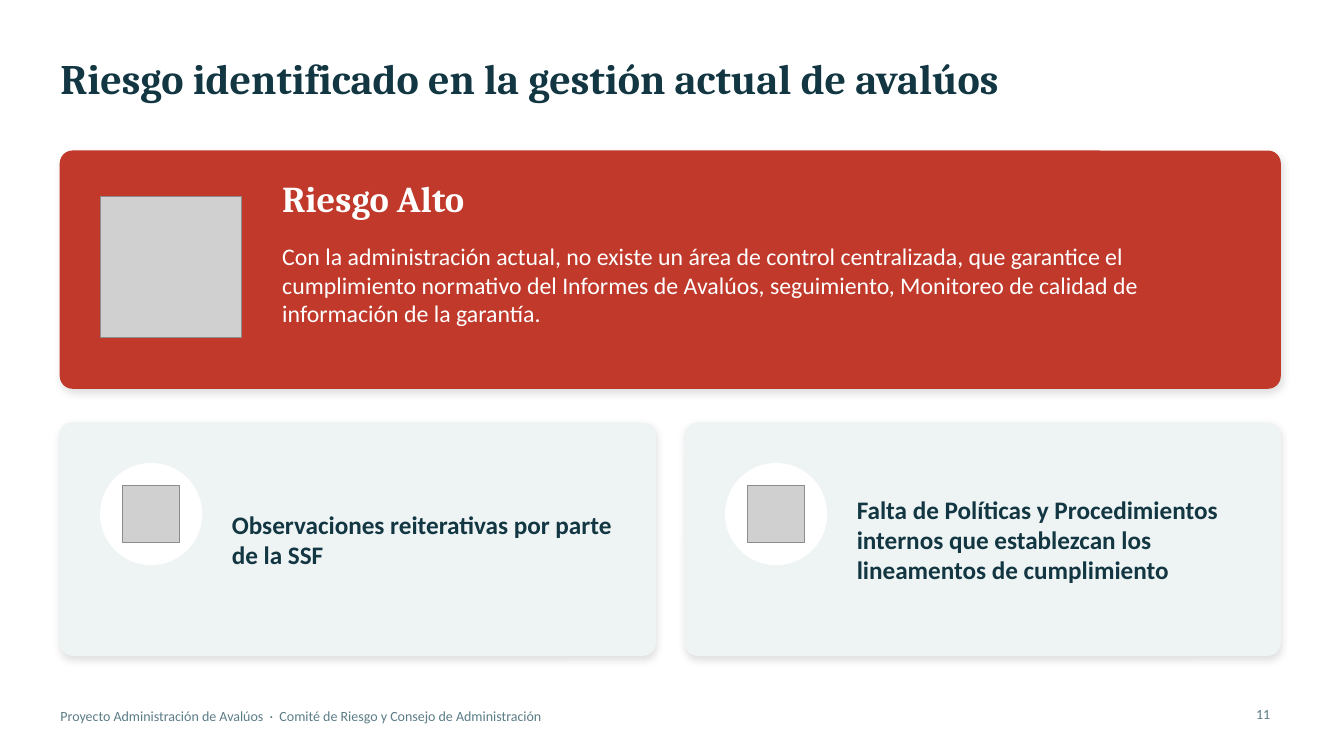
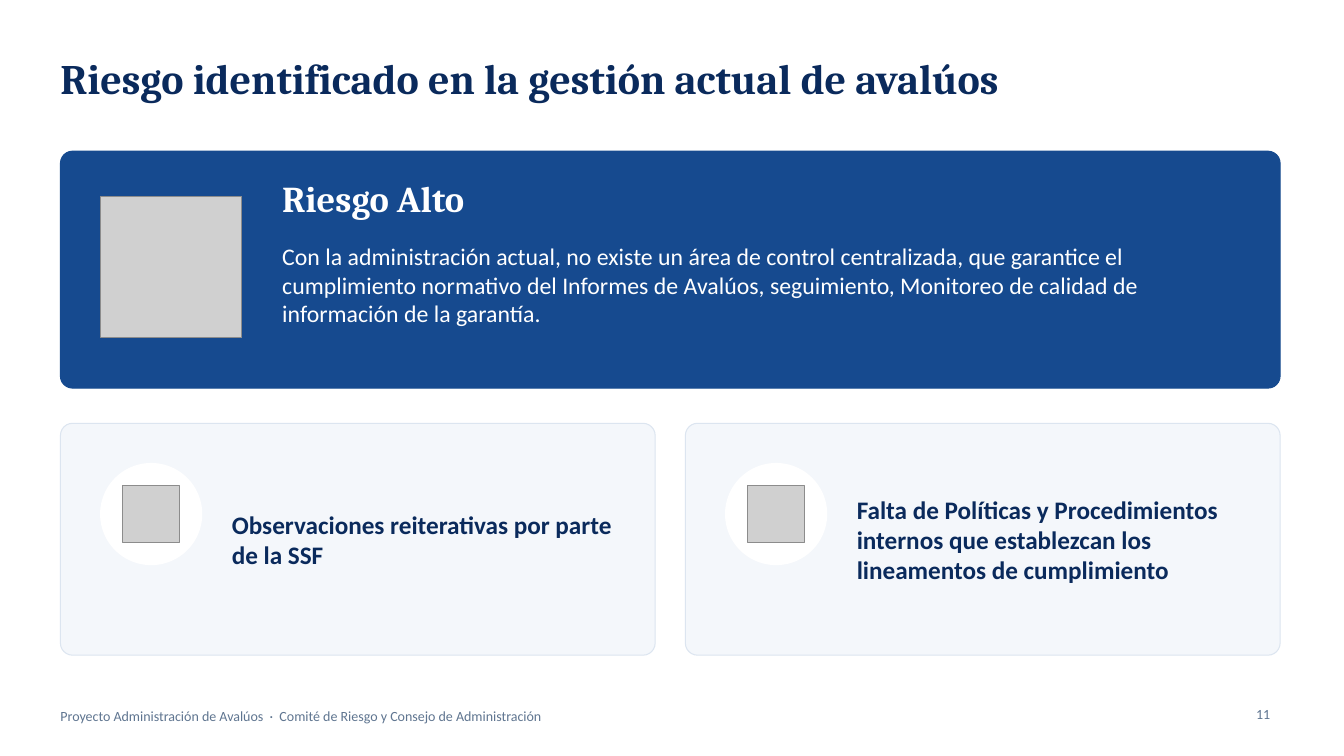
Before and after one commit to menjivar201280/riesgo, a slide deck: slide 11 of administracion-avaluos/Proyecto_Administracion_de_Avaluos.pptx. Drawn at 1344x756 pixels with LibreOffice and Linux fonts; fonts in the diff are those of the drawing; grey boxes stand for pictures. Boxes give left, top, right and bottom in pixels: in the first picture for what was removed or moved away, otherwise in the second. Text is boxed around its words. In the diff, an @@ line names an element or a change of style, - is before the commit and + after.

```diff
--- a/administracion-avaluos/Proyecto_Administracion_de_Avaluos.pptx
+++ b/administracion-avaluos/Proyecto_Administracion_de_Avaluos.pptx
@@ rounded rectangle at (60,151,1280,388): fill #C0392B to #164A8F; outline #C0392B 1 pt to #164A8F 0.75 pt; shadow off @@
@@ rounded rectangle at (60,423,655,655): fill #EEF3F4 to #F4F7FB; outline #EEF3F4 1 pt to #DCE5F0 0.75 pt; shadow off @@
@@ rounded rectangle at (686,423,1280,655): fill #EEF3F4 to #F4F7FB; outline #EEF3F4 1 pt to #DCE5F0 0.75 pt; shadow off @@
@@ text colour #123642 to #0A2A5C in 3 elements at (60,64,998,104), (232,516,611,564), (857,501,1217,583) @@
```
Also in this commit, not shown: 15 other slides changed.
